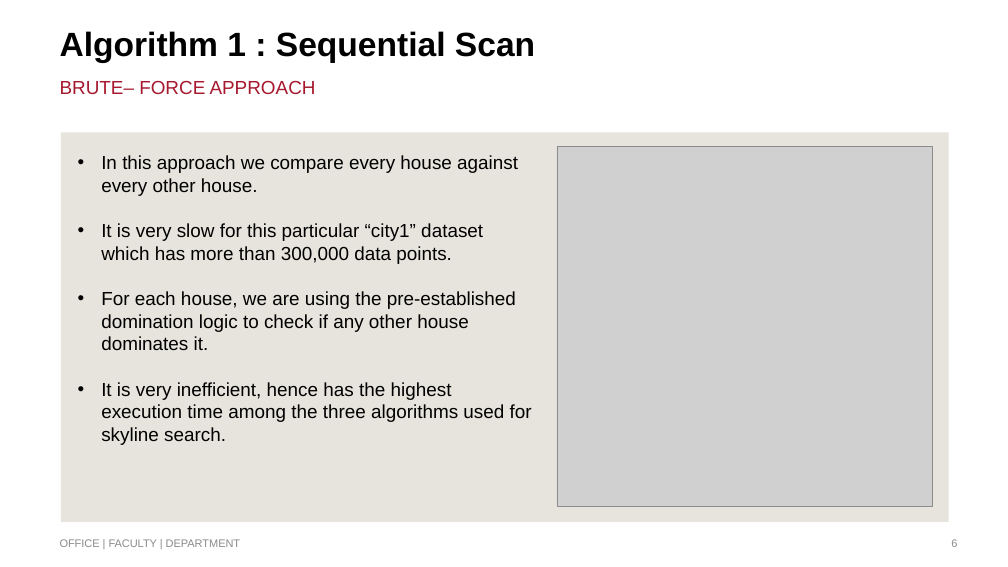
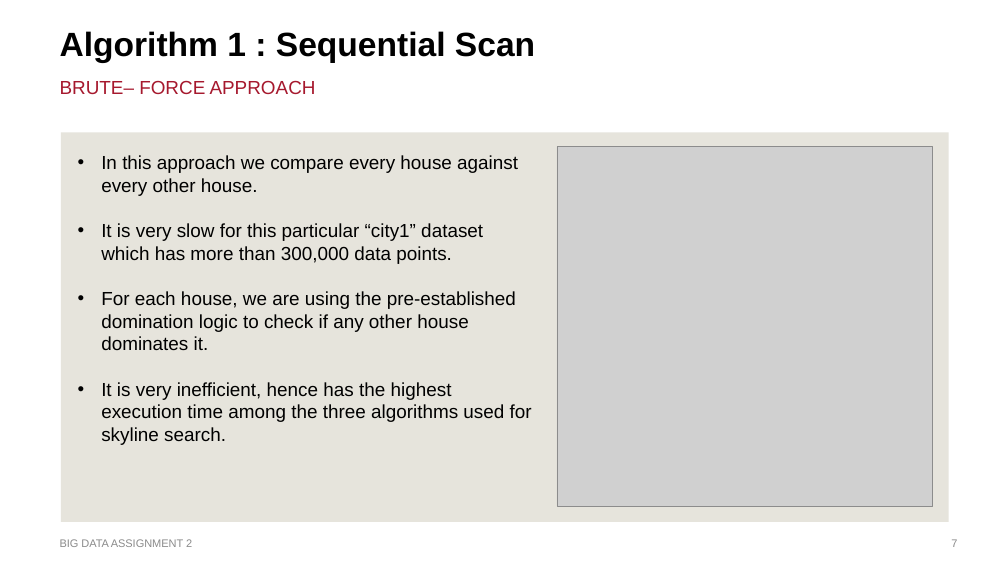
Before and after one commit to gdbhatt/Big-Data-Assignment2, a slide deck: slide 6 of Slides.pptx. Drawn at 1008x567 pixels with LibreOffice and Linux fonts; fonts in the diff are those of the drawing; grey boxes stand for pictures; background and template pictures are left out. Boxes give left, top, right and bottom in pixels: in the first picture for what was removed or moved away, otherwise in the second. Text is boxed around its words. In the diff, an @@ line names an element or a change of style, - is before the commit and + after.

```diff
--- a/Slides.pptx
+++ b/Slides.pptx
@@ text at box(60, 539, 192, 547): text changed @@
-OFFICE | FACULTY | DEPARTMENT
+BIG DATA ASSIGNMENT 2
@@ page number at box(951, 539, 957, 547): text changed @@
-6
+7
```
Also in this commit, not shown: 5 other slides changed, 5 slides added.
